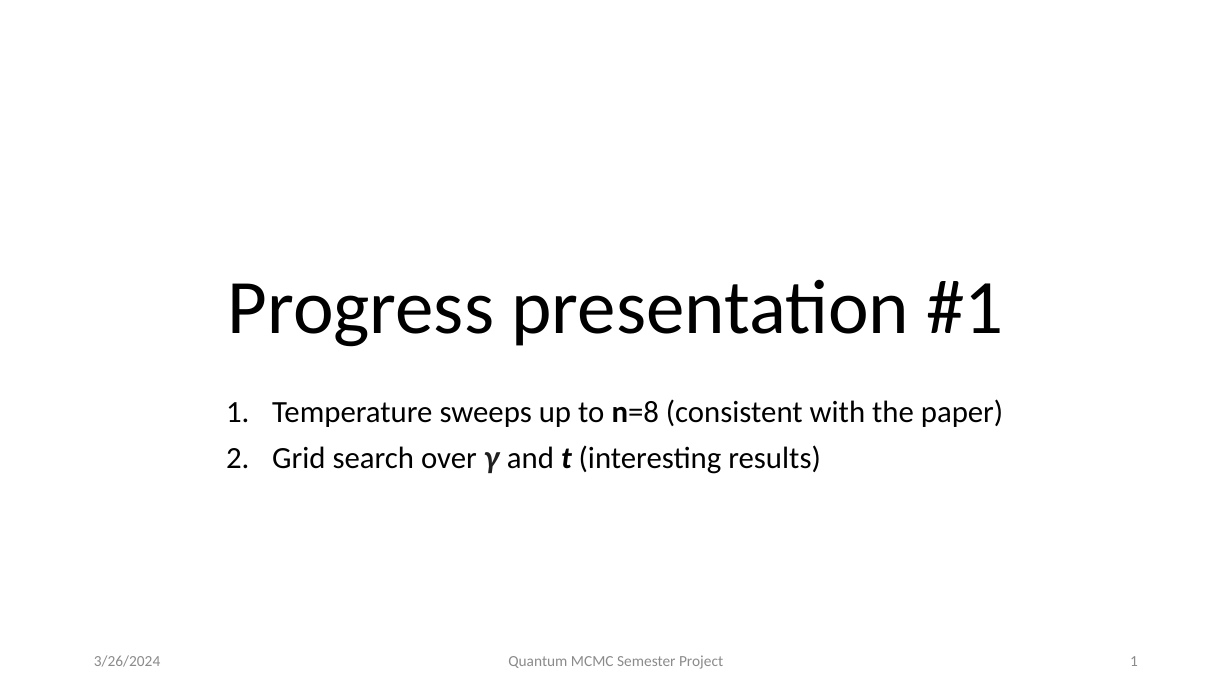
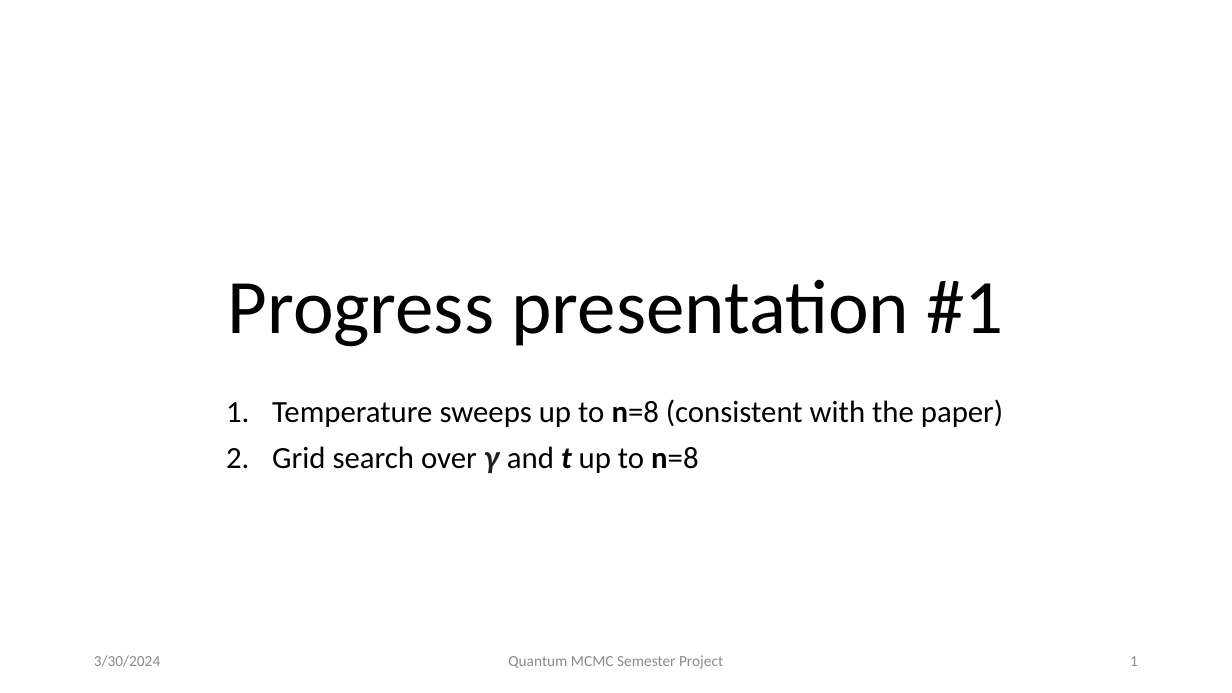
Before and after one commit to petr-ivashkov/quantum-mcmc, a slide deck: slide 1 of slides/progress_presentation_1.pptx. Drawn at 1232x693 pixels with LibreOffice and Linux fonts; fonts in the diff are those of the drawing. Boxes give left, top, right and bottom in pixels: in the first picture for what was removed or moved away, otherwise in the second. Text is boxed around its words. In the diff, an @@ line names an element or a change of style, - is before the commit and + after.

Commit message:
more grid search

```diff
--- a/slides/progress_presentation_1.pptx
+++ b/slides/progress_presentation_1.pptx
@@ subtitle at <box>272,446,698,473</box>: text changed @@
-2. Grid search over γ and t (interesting results)
+2. Grid search over γ and t up to n=8
@@ text at <box>94,655,160,667</box>: text changed @@
-3/26/2024
+3/30/2024
```
Also in this commit, not shown: 3 other slides changed, 10 slides added, 2 other files.
